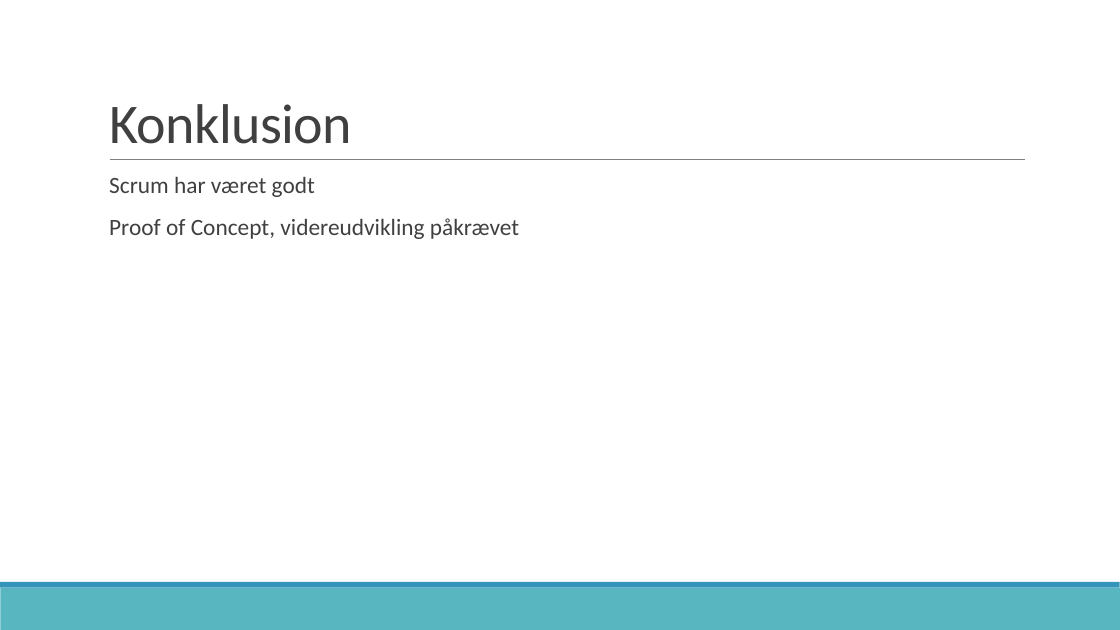
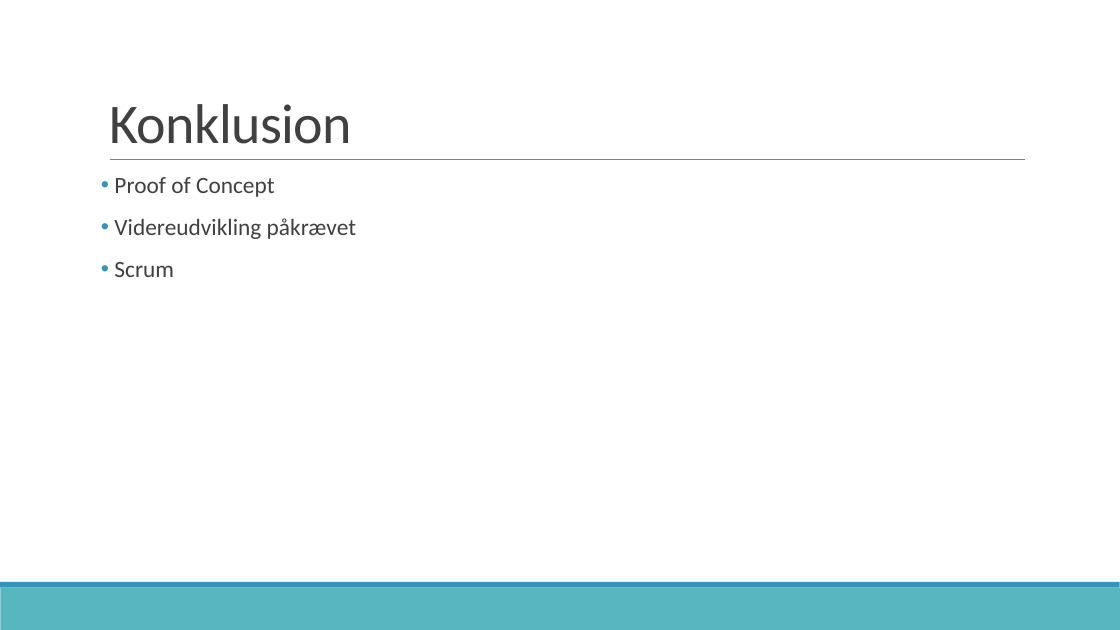
Before and after one commit to zeroregard/Automatic-Sonography, a slide deck: slide 13 of Præsentation_Eksamen.pptx. Drawn at 1120x630 pixels with LibreOffice and Linux fonts; fonts in the diff are those of the drawing. Boxes give left, top, right and bottom in pixels: in the first picture for what was removed or moved away, otherwise in the second. Text is boxed around its words. In the diff, an @@ line names an element or a change of style, - is before the commit and + after.

```diff
--- a/Præsentation_Eksamen.pptx
+++ b/Præsentation_Eksamen.pptx
@@ text at [114, 177, 356, 277]: text changed @@
-  Scrum har været godt
-  Proof of Concept, videreudvikling påkrævet
+• Proof of Concept
+• Videreudvikling påkrævet
+• Scrum
```
Also in this commit, not shown: 6 other slides changed.
